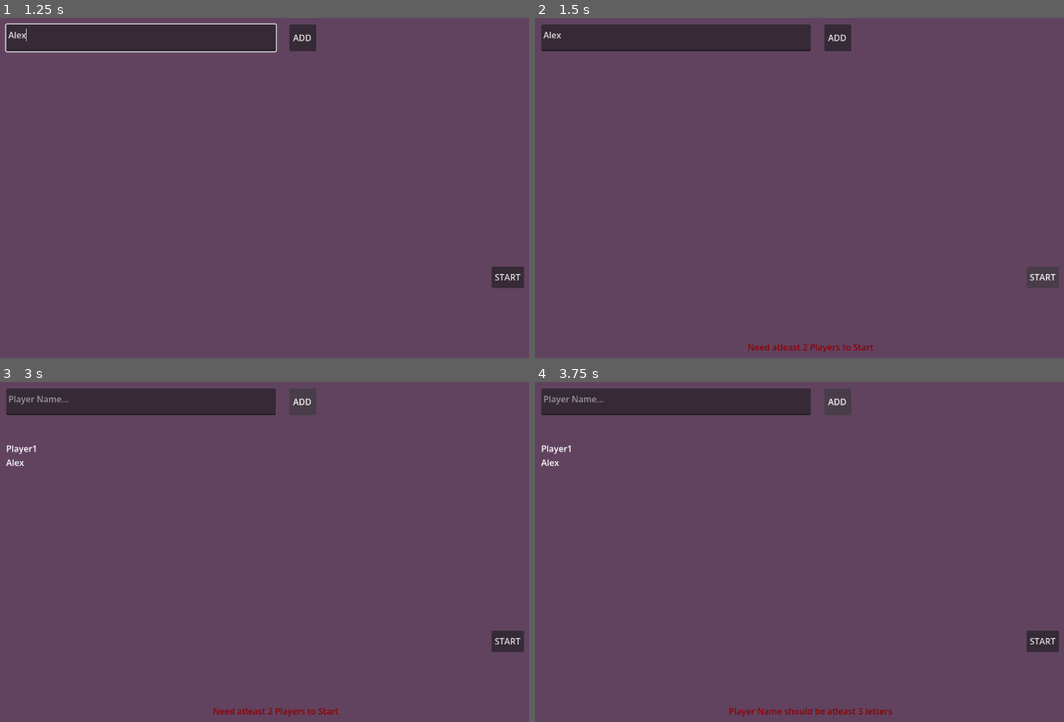
Above: before the commit, frames 1-4 (two rows, left to right).
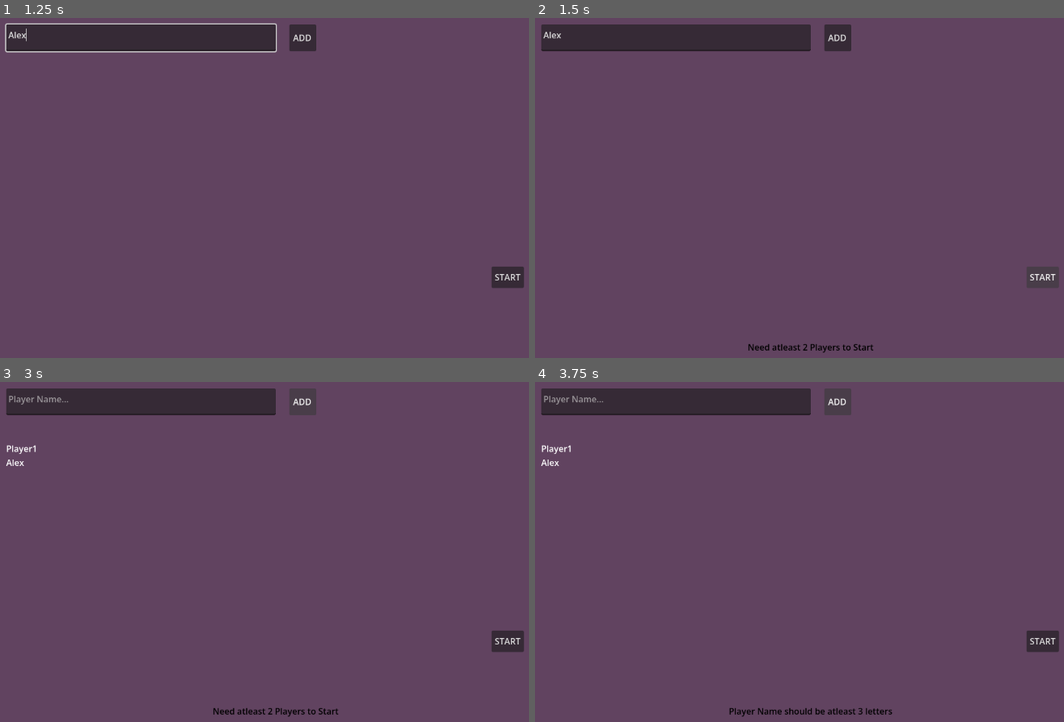
Above: after the commit, the same moments.

Repository: aksmas/bloom
Game: Godot game, scene res://scenes/game.tscn
Same seed, same stepped clock (60 frames per second), same inputs: the game is played once before the commit and once after it. The project has no main scene, so this scene is started directly.
Inputs (mouse positions are in pixels of both pictures, inside the frame that each line leads up to):
- Up to frame 1 (1.25 s): click (142, 38) at 0.52 s; type "Alex" at 0.6 s
- Up to frame 2 (1.5 s): click "START" at 1.25 s
- Up to frame 3 (3 s): click "START" at 2 s; click "ADD" at 2.75 s
- Up to frame 4 (3.75 s): click "ADD" at 3.5 s

Frame 1 is identical in both runs. In frame 2, 0.2% of the frame differs, in the area x 40-64%, y 95-99%; in frame 3, 0.2%; in frame 4, 0.3%, in the area x 36-68%, y 95-99%.

Commit message:
Added csv

Diff:
--- /dev/null
+++ b/data/butterflies.csv
@@ -0,0 +1,11 @@
+name,description,white_required,red_required,pink_required,purple_required,yellow_required
+Red Admiral,Migrates thousands of kilometres each year — some populations cross from North Africa to the Arctic Circle.,4,4,0,0,0
+Common Lime Butterfly,One of India's most common garden butterflies; caterpillars feed exclusively on citrus leaves.,4,0,0,0,4
+Common Mormon,Females come in three different forms — some mimicking toxic butterflies for protection.,0,4,0,4,0
+Painted Lady,The most widely distributed butterfly in the world; found on every continent except Antarctica.,0,0,4,4,0
+Common Jezebel,Brightly coloured wings warn predators that its body contains bitter toxins.,0,0,4,0,4
+Common Rose,Body is bright crimson under the black wings — a warning to predators that it's poisonous.,3,3,3,0,0
+Blue Mormon,One of India's largest butterflies and the state butterfly of Maharashtra.,3,0,3,3,0
+Cabbage White,Caterpillars are notorious garden pests but adults are gentle flower visitors.,3,0,0,3,3
+Plain Tiger,Featured in 3500-year-old Egyptian frescoes — one of the earliest butterflies ever depicted by humans.,0,3,3,0,3
+Monarch,Travels up to 4800 kilometres on its annual migration from Canada to Mexico.,0,3,0,3,3
--- /dev/null
+++ b/data/tier1_plants.csv
@@ -0,0 +1,41 @@
+name,color,prestige,description,white_cost,red_cost,pink_cost,purple_cost,yellow_cost
+Candytuft,white,0,Named for Candia — the old name for Crete — where it originated.,0,1,1,1,1
+Cosmos,white,0,Spanish priests in Mexico named it for the Greek word for 'harmony' — after its evenly-spaced petals.,0,1,1,0,2
+Petunia,white,0,A close cousin of the tobacco plant in the nightshade family.,0,0,2,1,0
+Zinnia,white,0,Bred from a roadside weed; now comes in nearly every color except true blue.,0,1,0,1,1
+Marigold,white,0,Petals were once used as a cheaper substitute for saffron.,0,0,1,2,1
+Snapdragon,white,0,Squeeze the bloom sideways and its 'jaws' snap open like a dragon's mouth.,0,2,2,0,0
+Calendula,white,0,Edible petals were once used to color butter and cheese before food dyes.,0,1,0,1,3
+Sweet Alyssum,white,1,Honey-scented flowers bloom continuously from spring through the first frost.,0,0,0,4,0
+Marigold,yellow,0,Petals were once used as a cheaper substitute for saffron.,1,1,1,1,0
+Zinnia,yellow,0,Bred from a roadside weed; now comes in nearly every color except true blue.,1,0,2,1,0
+Cosmos,yellow,0,Spanish priests in Mexico named it for the Greek word for 'harmony' — after its evenly-spaced petals.,2,1,0,0,0
+Calendula,yellow,0,Edible petals were once used to color butter and cheese before food dyes.,0,1,1,1,0
+California Poppy,yellow,0,California's state flower; petals close at night and on cloudy days.,0,1,1,2,0
+Nasturtium,yellow,0,Every part is edible — with a peppery flavor like watercress.,2,0,2,0,0
+Black-eyed Susan,yellow,0,Maryland's state flower — named for its dark central cone.,1,3,0,1,0
+Dwarf Sunflower,yellow,1,Young plants track the sun across the sky in a behavior called heliotropism.,4,0,0,0,0
+Zinnia,red,0,Bred from a roadside weed; now comes in nearly every color except true blue.,1,0,1,1,1
+Geranium,red,0,Garden 'geraniums' sold at nurseries are actually Pelargoniums — true geraniums are a separate genus.,2,0,1,0,1
+Petunia,red,0,A close cousin of the tobacco plant in the nightshade family.,0,0,1,2,0
+Cosmos,red,0,Spanish priests in Mexico named it for the Greek word for 'harmony' — after its evenly-spaced petals.,1,0,0,1,1
+Nasturtium,red,0,Every part is edible — with a peppery flavor like watercress.,1,0,0,1,2
+Snapdragon,red,0,Squeeze the bloom sideways and its 'jaws' snap open like a dragon's mouth.,2,0,2,0,0
+Calibrachoa,red,0,Nicknamed 'Million Bells' for the hundreds of tiny petunia-like flowers it produces.,1,0,1,3,0
+Salvia,red,1,A member of the mint family; its name shares a root with 'salvation' from its ancient medicinal use.,0,0,0,0,4
+Cosmos,pink,0,Spanish priests in Mexico named it for the Greek word for 'harmony' — after its evenly-spaced petals.,1,1,0,1,1
+Zinnia,pink,0,Bred from a roadside weed; now comes in nearly every color except true blue.,1,2,0,1,0
+Petunia,pink,0,A close cousin of the tobacco plant in the nightshade family.,2,0,0,0,1
+Vinca,pink,0,Source of vincristine — a chemotherapy drug that transformed childhood leukemia treatment.,0,1,0,1,1
+Impatiens,pink,0,Ripe seed pods explode at the slightest touch — hence the name 'impatient'.,1,0,0,1,2
+Calibrachoa,pink,0,Nicknamed 'Million Bells' for the hundreds of tiny petunia-like flowers it produces.,2,2,0,0,0
+Snapdragon,pink,0,Squeeze the bloom sideways and its 'jaws' snap open like a dragon's mouth.,3,1,0,1,0
+Geranium,pink,1,Garden 'geraniums' sold at nurseries are actually Pelargoniums — true geraniums are a separate genus.,0,0,0,4,0
+Petunia,purple,0,A close cousin of the tobacco plant in the nightshade family.,1,1,1,0,1
+Pansy,purple,0,Name comes from French 'pensée' (thought); long used as a symbol of remembrance.,1,0,2,0,1
+Zinnia,purple,0,Bred from a roadside weed; now comes in nearly every color except true blue.,2,1,0,0,0
+Verbena,purple,0,Sacred to Romans — used in altar ceremonies and believed to ward off evil.,0,1,1,0,1
+Sweet Pea,purple,0,Sweet-scented — but unlike garden peas its seeds are toxic if eaten.,1,2,0,0,1
+Snapdragon,purple,0,Squeeze the bloom sideways and its 'jaws' snap open like a dragon's mouth.,2,0,2,0,0
+Aster,purple,0,Greek for 'star' — after its flower shape; a critical late-season pollen source.,3,1,0,0,1
+Heliotrope,purple,1,Flowers turn to face the sun and smell strongly of vanilla or cherry pie.,0,4,0,0,0
--- /dev/null
+++ b/data/tier2_plants.csv
@@ -0,0 +1,31 @@
+name,color,prestige,description,white_cost,red_cost,pink_cost,purple_cost,yellow_cost
+Shasta Daisy,white,1,A hybrid created by Luther Burbank in 1901 — named after Mount Shasta in California.,0,2,2,0,3
+Yarrow,white,1,Latin name Achillea honors Achilles — who reputedly used it to staunch wounds in the Trojan War.,0,3,0,3,0
+Phlox,white,2,Greek for 'flame' — after its bright colors.,0,5,0,0,0
+Echinacea,white,2,From Greek 'echinos' (hedgehog) — for its spiny central cone.,0,0,4,1,2
+Salvia,white,3,A member of the mint family; its name shares a root with 'salvation' from its ancient medicinal use.,0,0,0,5,3
+Iceland Poppy,white,3,Native to subpolar regions; can bloom through light snow.,0,0,6,0,0
+Coreopsis,yellow,1,Greek for 'bug-like' — its seeds were thought to look like small insects.,3,2,2,0,0
+Yarrow,yellow,1,Latin name Achillea honors Achilles — who reputedly used it to staunch wounds in the Trojan War.,3,0,0,3,0
+Goldenrod,yellow,2,Often blamed for hay fever — but ragweed blooming at the same time is the real culprit.,0,0,0,5,0
+Daylily,yellow,2,Each bloom lasts a single day — but plants produce dozens of buds in succession.,2,4,1,0,0
+Perennial Helianthus,yellow,3,Same genus as sunflowers; perennial varieties spread by underground runners.,5,0,0,3,0
+Coneflower,yellow,3,A keystone prairie species with deep taproots that survive drought and fire.,0,6,0,0,0
+Yarrow,red,1,Latin name Achillea honors Achilles — who reputedly used it to staunch wounds in the Trojan War.,3,0,2,0,2
+Cardinal Flower,red,1,Bright red tubular flowers evolved specifically for hummingbird pollination.,0,0,0,3,3
+Daylily,red,2,Each bloom lasts a single day — but plants produce dozens of buds in succession.,5,0,0,0,0
+Bee Balm,red,2,Leaves smell like Earl Grey tea and were used as a tea substitute after the Boston Tea Party.,0,0,2,1,4
+Echinacea,red,3,From Greek 'echinos' (hedgehog) — for its spiny central cone.,3,0,0,0,5
+Red Hot Poker,red,3,South African native whose torch-shaped flowers attract sunbirds in their homeland.,6,0,0,0,0
+Yarrow,pink,1,Latin name Achillea honors Achilles — who reputedly used it to staunch wounds in the Trojan War.,3,2,0,0,2
+Astilbe,pink,1,One of the few showy flowers that thrives in deep shade.,0,3,0,3,0
+Phlox,pink,2,Greek for 'flame' — after its bright colors.,0,0,0,0,5
+Daylily,pink,2,Each bloom lasts a single day — but plants produce dozens of buds in succession.,4,2,0,1,0
+Echinacea,pink,3,From Greek 'echinos' (hedgehog) — for its spiny central cone.,0,5,0,3,0
+Peony,pink,3,Some Chinese specimens are over 100 years old and considered family heirlooms.,0,0,0,0,6
+Catmint,purple,1,A milder cousin of catnip — cats may still roll in it happily.,2,3,2,0,0
+Russian Sage,purple,1,Despite the name it's not a sage and not from Russia — it's native to Central Asia.,0,0,3,0,3
+Lavender,purple,2,Romans used it in their baths; the name comes from Latin 'lavare' — meaning 'to wash'.,0,0,5,0,0
+Salvia,purple,2,A member of the mint family; its name shares a root with 'salvation' from its ancient medicinal use.,4,2,0,0,1
+Echinacea,purple,3,From Greek 'echinos' (hedgehog) — for its spiny central cone.,3,5,0,0,0
+Coneflower,purple,3,A keystone prairie species with deep taproots that survive drought and fire.,0,0,0,0,6
--- /dev/null
+++ b/data/tier3_plants.csv
@@ -0,0 +1,21 @@
+name,color,prestige,description,white_cost,red_cost,pink_cost,purple_cost,yellow_cost
+Dogwood,white,3,The 'petals' are actually leaf-like bracts; the real flowers are the tiny cluster in the center.,0,3,5,3,3
+Hydrangea,white,4,Bloom color shifts from blue to pink based on soil pH — uniquely so among common flowers.,0,0,7,0,0
+Gardenia,white,4,Named for Scottish naturalist Alexander Garden; its intense scent peaks at dusk to attract moths.,0,3,0,6,3
+Magnolia,white,5,Older than bees — magnolias evolved earlier and are pollinated by beetles.,0,0,0,7,3
+St. John's Wort,yellow,3,A traditional folk remedy for melancholy — now studied as a mild antidepressant.,3,3,5,3,0
+Forsythia,yellow,4,One of the first shrubs to bloom in spring — often before its leaves emerge.,0,0,0,7,0
+Witch Hazel,yellow,4,Blooms in late autumn or winter; its bark is the source of the famous astringent.,3,6,3,0,0
+Laburnum,yellow,5,Stunning cascading yellow blooms — but every part of the plant is highly toxic.,7,0,0,3,0
+Camellia,red,3,The leaves of one species — Camellia sinensis — give us tea.,3,0,5,3,3
+Crape Myrtle,red,4,Bark peels away in patches to reveal smooth multi-colored trunks underneath.,0,0,0,0,7
+Bottlebrush,red,4,Australian native whose flowers really do look like the brushes used to clean bottles.,3,0,3,6,0
+Pomegranate,red,5,Symbol of fertility in nearly every ancient culture from the Mediterranean to the Middle East.,3,0,7,0,0
+Camellia,pink,3,The leaves of one species — Camellia sinensis — give us tea.,3,5,0,3,3
+Rhododendron,pink,4,Some Himalayan species grow into trees over 100 feet tall.,0,7,0,0,0
+Magnolia,pink,4,Older than bees — magnolias evolved earlier and are pollinated by beetles.,3,0,0,3,6
+Cherry Blossom,pink,5,Japan officially tracks the 'sakura front' as blooms sweep north across the country each spring.,0,3,0,7,0
+Rose of Sharon,purple,3,Not a rose at all — it's a hibiscus and the national flower of South Korea.,3,5,3,0,3
+Butterfly Bush,purple,4,A single bush can attract dozens of butterfly species in a single afternoon.,0,0,7,0,0
+Lilac,purple,4,Old shrubs can live and bloom for over a century.,3,3,6,0,0
+Wisteria,purple,5,Can live for centuries; some Japanese specimens have trunks over six feet thick.,0,7,0,0,3
--- a/scenes/game.tscn
+++ b/scenes/game.tscn
@@ -4,7 +4,7 @@
 [ext_resource type="Script" uid="uid://bm8l001a7ovju" path="res://scripts/ui/lobby.gd" id="2_yqjtg"]
 
 [sub_resource type="LabelSettings" id="LabelSettings_yqjtg"]
-font_color = Color(0.5647059, 0, 0, 1)
+font_color = Color(0, 0, 0, 1)
 
 [node name="Manager" type="Node2D" unique_id=1880140772]
 script = ExtResource("1_uwrxv")
--- a/scripts/core/forest.gd
+++ b/scripts/core/forest.gd
@@ -26,7 +26,7 @@
 	var count := FLOWERS.read(color)
 	if count < 4:
 		return false
-	FLOWERS.write(color, count - 2)
+	FLOWERS.increment(color, -2)
 	return true
 
 
@@ -42,12 +42,12 @@
 		if FLOWERS.read(color) <= 0:
 			return false
 	for color in colors:
-		FLOWERS.write(color, FLOWERS.read(color) - 1)
+		FLOWERS.increment(color, -1)
 	return true
 
 
-func add_flowers(flowers: VectorColors, wild_flowers: int) -> void:
-	WILDS += wild_flowers
+func add_flowers(flowers: VectorColors, wilds: int) -> void:
+	WILDS += wilds
 	FLOWERS = FLOWERS.add(flowers)
 
 
--- a/scripts/core/manager.gd
+++ b/scripts/core/manager.gd
@@ -46,6 +46,7 @@
 		var butterfly := forest.BUTTERFLIES[_turn_butterfly_visits[butterfly_id]]
 		forest.remove_butterfly(_turn_butterfly_visits[butterfly_id])
 		players[current_player].add_butterfly(butterfly)
+	_turn_butterfly_visits.clear()
 	_next_player()
 	return true
 
@@ -87,10 +88,10 @@
 
 
 func _take_wild_action(shop_id: int, plant_id: int) -> bool:
-	if not (_valid_shop_params(shop_id, plant_id) and forest.WILD_FLOWERS > 0):
+	if not (_valid_shop_params(shop_id, plant_id) and forest.WILDS > 0):
 		return false
 	players[current_player].reserves.append(shops[shop_id].sale[plant_id])
-	forest.WILD_FLOWERS -= 1
+	forest.WILDS -= 1
 	players[current_player].wilds += 1
 	return true
 
@@ -100,7 +101,7 @@
 		return false
 	var plant := players[current_player].reserves[plant_id]
 	var transaction := TransactionCore.new(players[current_player], plant, forest)
-	if not transaction.valid():
+	if transaction.valid():
 		players[current_player].reserves.remove_at(plant_id)
 		transaction.execute()
 		_load_butterfly_visits()
Not shown, added: data/butterflies.csv.import
Not shown, added: data/tier1_plants.csv.import
Not shown, added: data/tier2_plants.csv.import
Not shown, added: data/tier3_plants.csv.import
